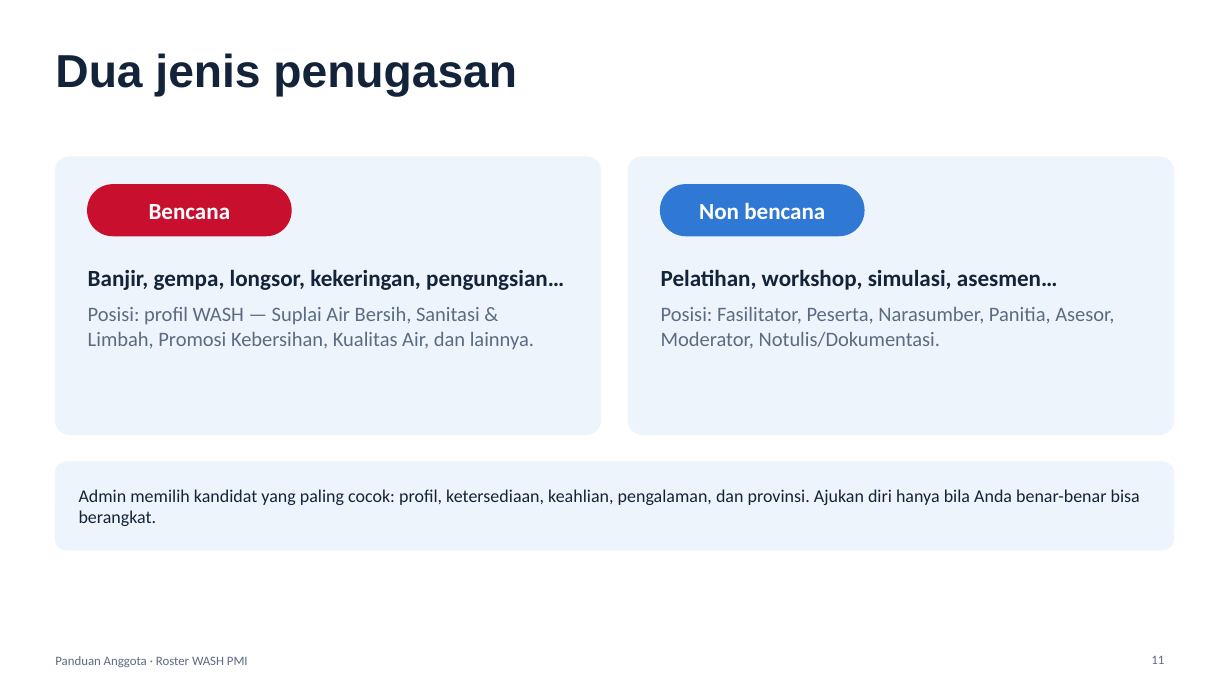
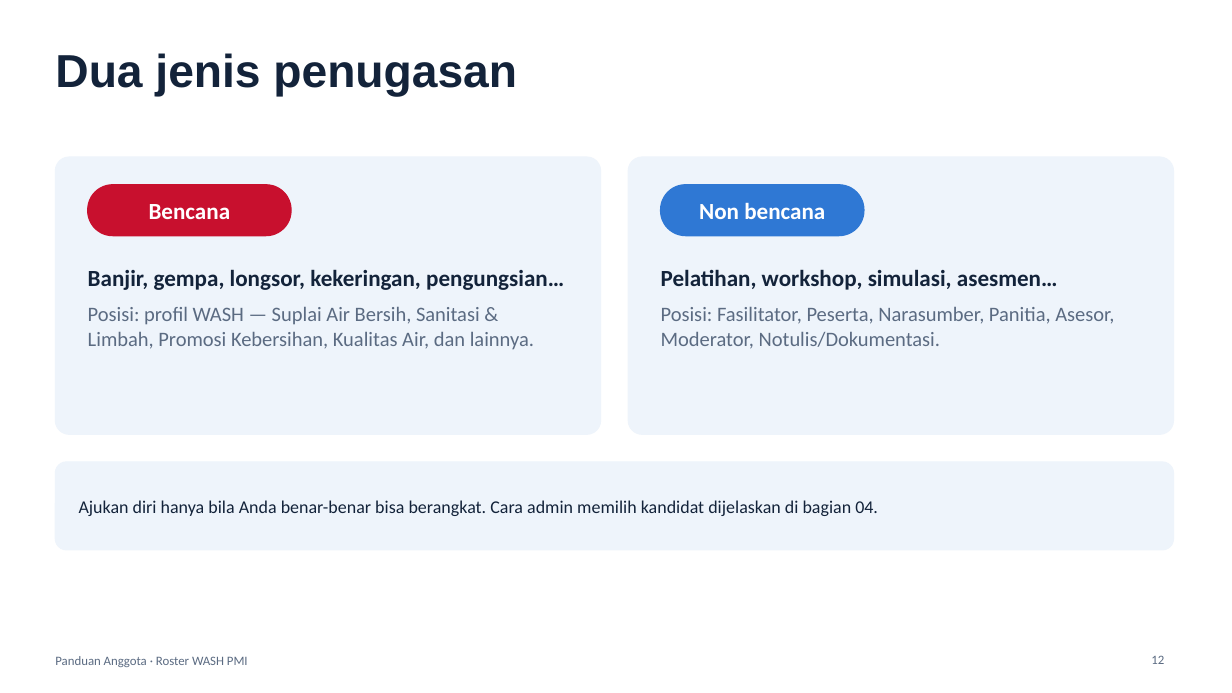
Before and after one commit to denekijulianto-ux/WASHroster, a slide deck: slide 12 of docs/Panduan-Anggota-Roster-WASH.pptx (slide 11 before the commit). Drawn at 1232x693 pixels with LibreOffice and Linux fonts; fonts in the diff are those of the drawing. Boxes give left, top, right and bottom in pixels: in the first picture for what was removed or moved away, otherwise in the second. Text is boxed around its words. In the diff, an @@ line names an element or a change of style, - is before the commit and + after.

```diff
--- a/docs/Panduan-Anggota-Roster-WASH.pptx
+++ b/docs/Panduan-Anggota-Roster-WASH.pptx
@@ text at (x1=79, y1=500, x2=878, y2=516): text changed @@
-Admin memilih kandidat yang paling cocok: profil, ketersediaan, keahlian, pengalaman, dan provinsi. Ajukan diri hanya bila Anda benar-benar bisa berangkat.
+Ajukan diri hanya bila Anda benar-benar bisa berangkat. Cara admin memilih kandidat dijelaskan di bagian 04.
@@ page number at (x1=1151, y1=655, x2=1164, y2=664): text changed @@
-11
+12
```
Also in this commit, not shown: 3 other slides changed, 6 slides added, 2 other files.
